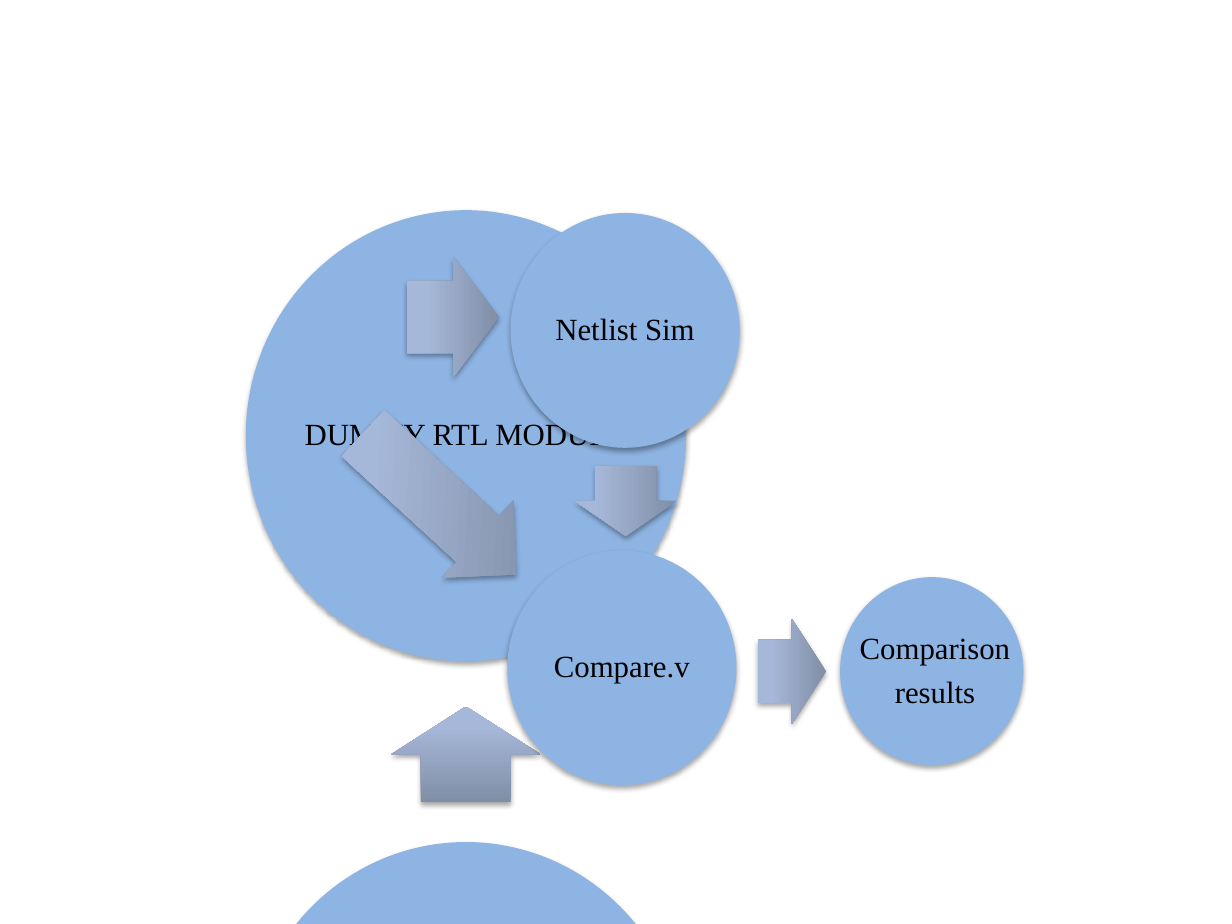
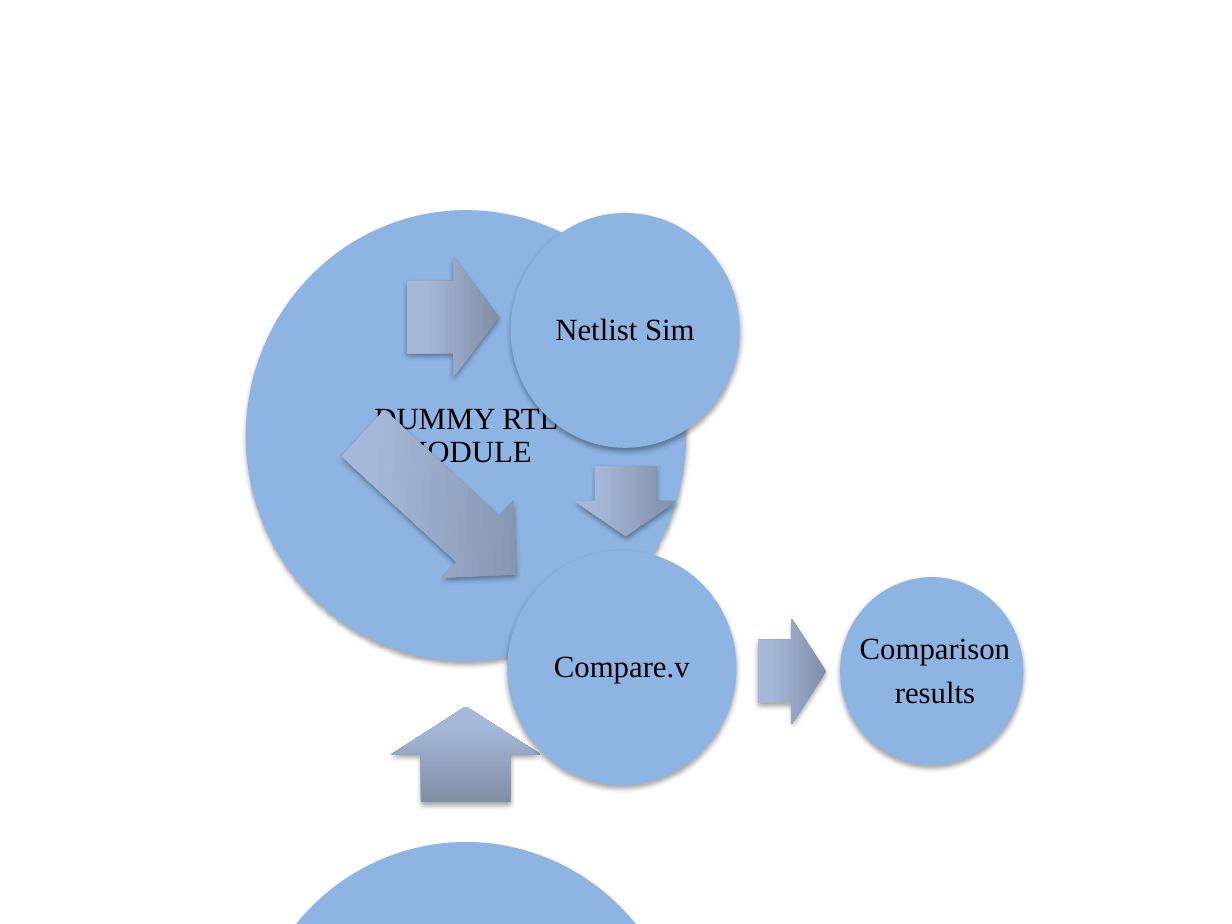
Before and after one commit to miramohan/thesis_first, a slide deck: slide 19 of pptFigures.pptx (slide 17 before the commit). Drawn at 1232x924 pixels with LibreOffice and Linux fonts; fonts in the diff are those of the drawing. Boxes give left, top, right and bottom in pixels: in the first picture for what was removed or moved away, otherwise in the second. Text is boxed around its words. In the diff, an @@ line names an element or a change of style, - is before the commit and + after.

```diff
--- a/pptFigures.pptx
+++ b/pptFigures.pptx
@@ text "DUMMY RTL MODULE" rewrapped from box(305, 421, 627, 451) to box(374, 405, 558, 463) @@
```
Also in this commit, not shown: 8 other slides changed, 5 slides added, 1 other file.
